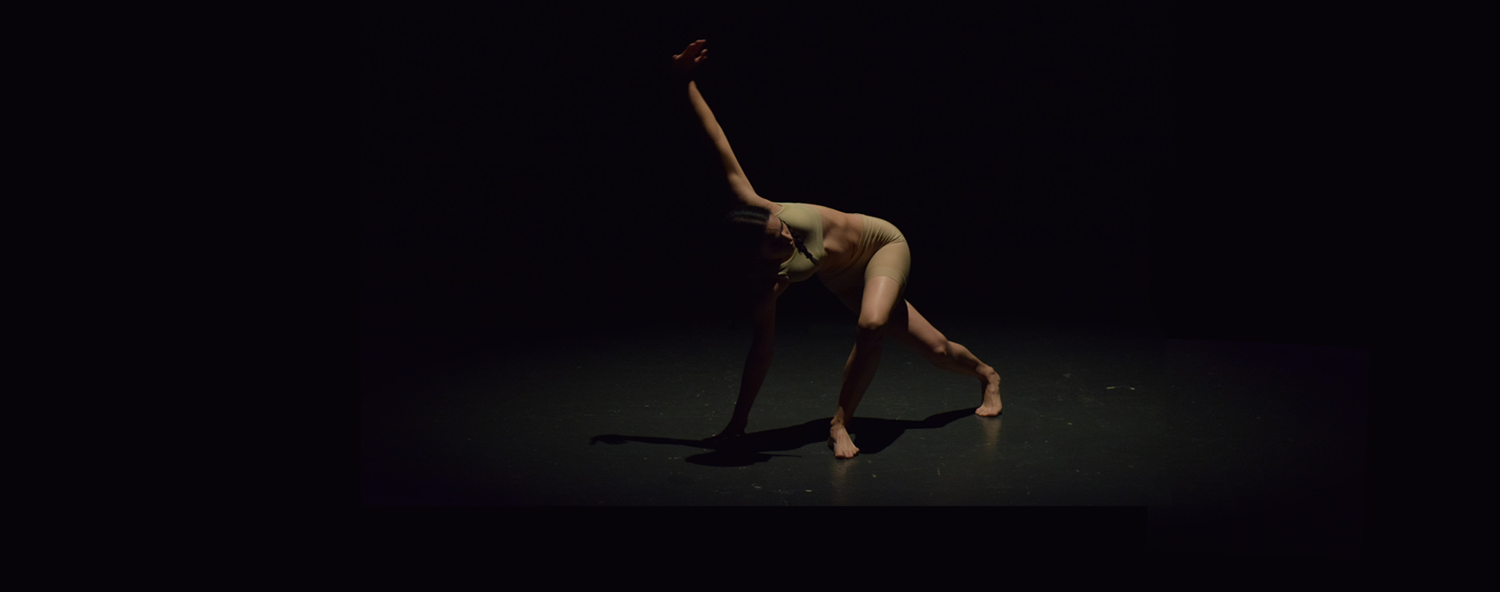
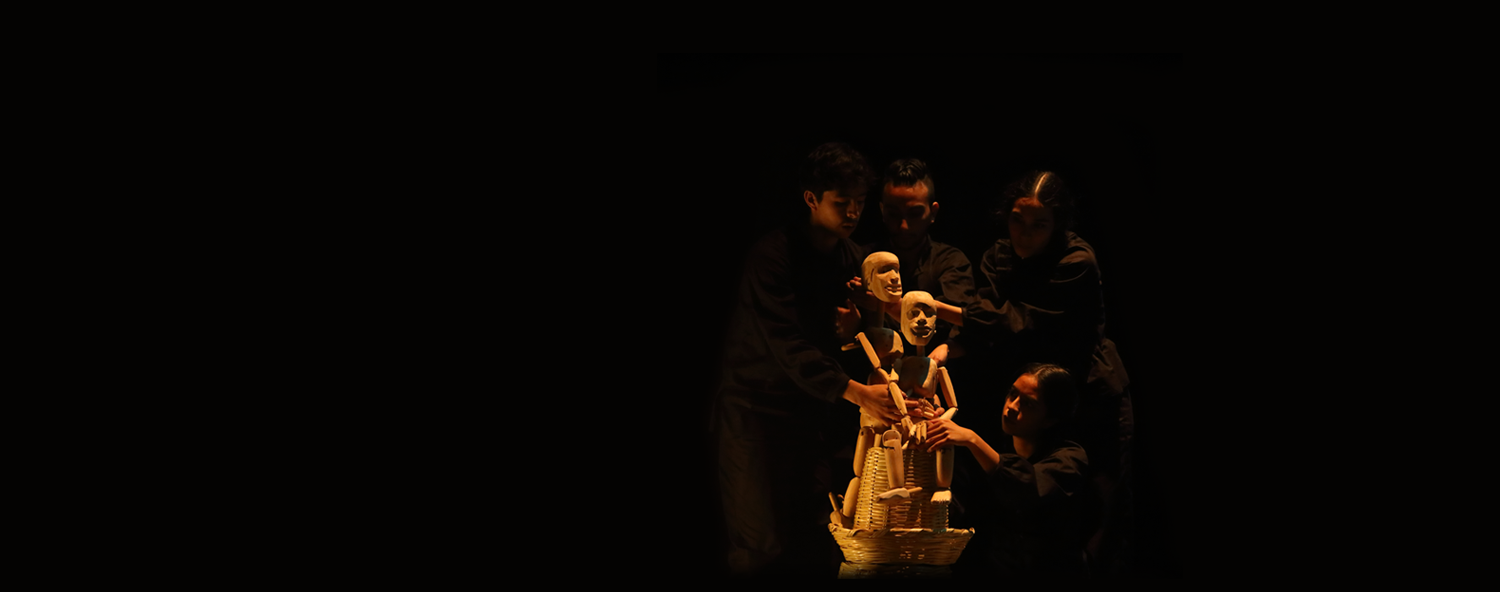
Layered file, before and after one edit (1500×592). Changes by layer:
added layer "titere" above "bailarina" over box(657, 53, 1183, 579)
hid "bailarina", painted on it over box(229, 0, 1370, 592)
renamed "Layer 1" to "fondo", painted on it over box(0, 0, 1500, 592)
hid "original" over box(0, 0, 1500, 592)
